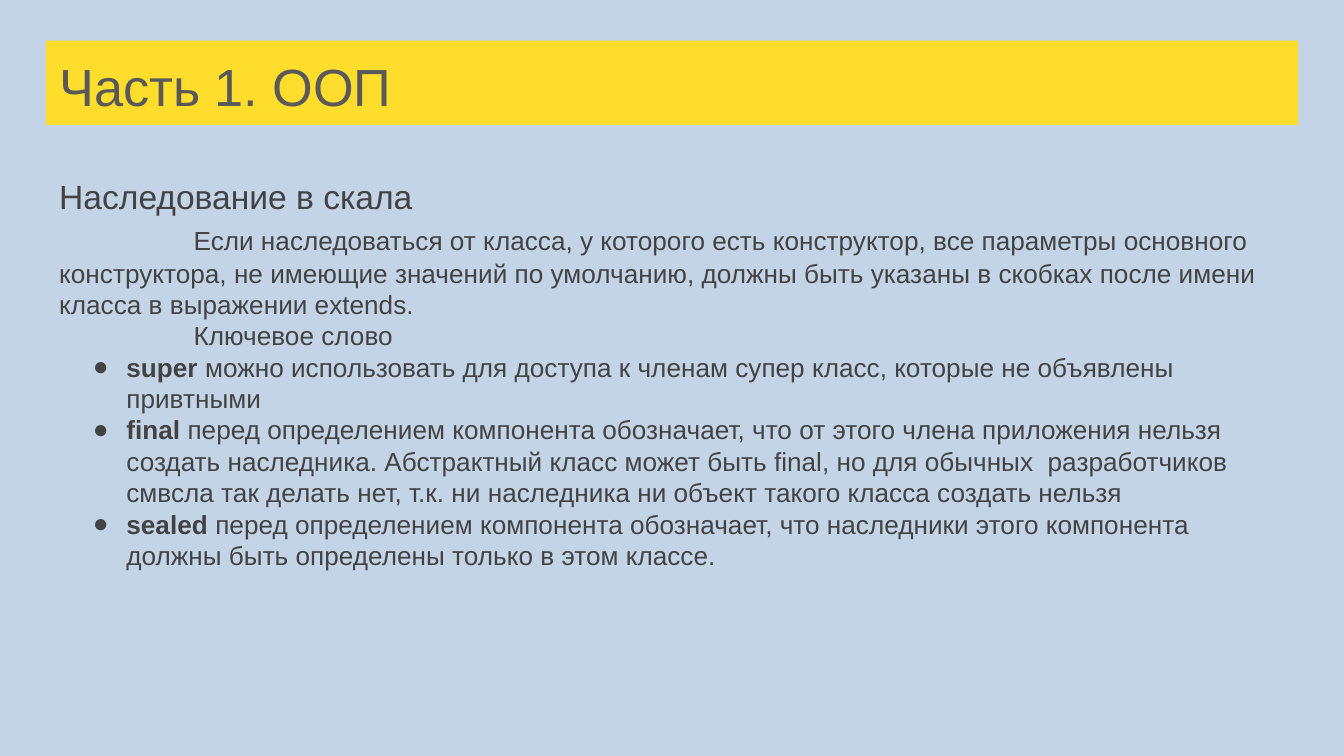
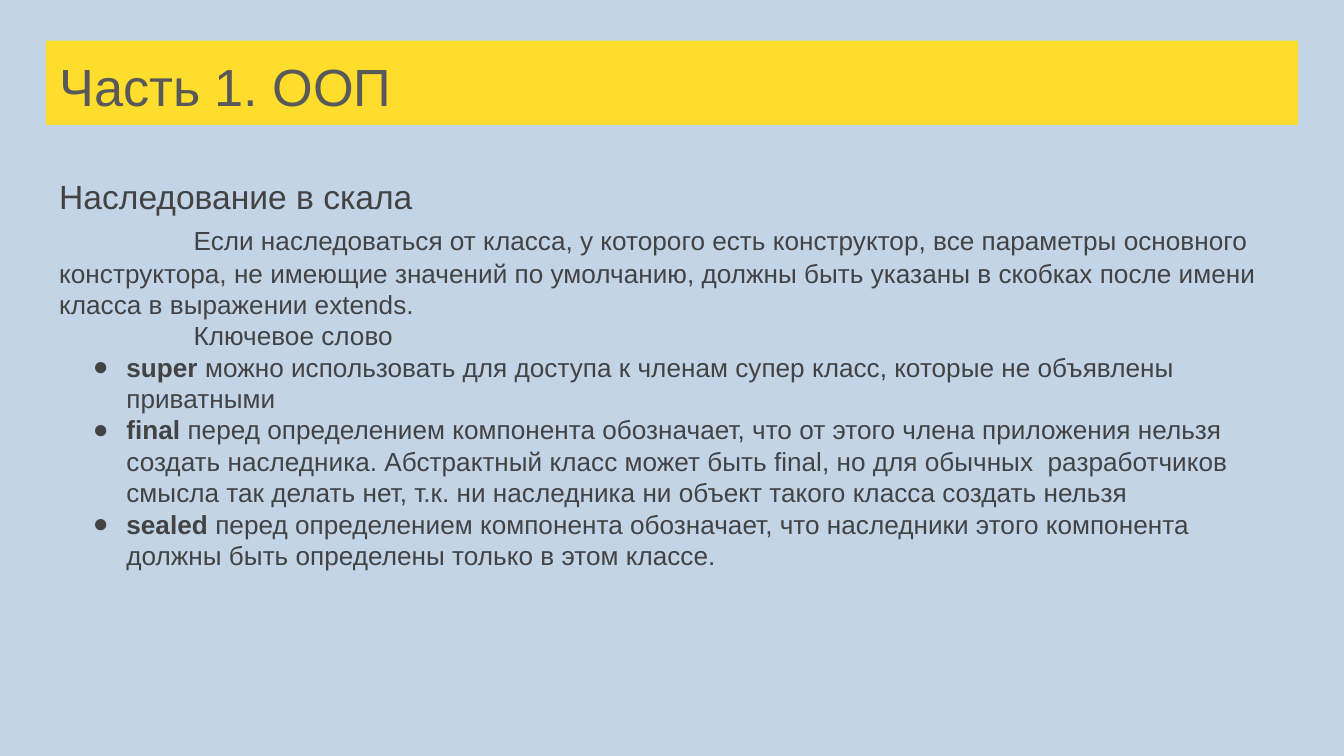
Before and after one commit to sergeypopov83/scala-school, a slide deck: slide 103 of src/main/resources/Лекции Scala для FinTech.pptx. Drawn at 1344x756 pixels with LibreOffice and Linux fonts; fonts in the diff are those of the drawing. Boxes give left, top, right and bottom in pixels: in the first picture for what was removed or moved away, otherwise in the second. Text is boxed around its words. In the diff, an @@ line names an element or a change of style, - is before the commit and + after.

```diff
--- a/src/main/resources/Лекции Scala для FinTech.pptx
+++ b/src/main/resources/Лекции Scala для FinTech.pptx
@@ text at [126,358,1227,507]: text changed @@
-● super можно использовать для доступа к членам супер класс, которые не объявлены привтными
-● final перед определением компонента обозначает, что от этого члена приложения нельзя создать наследника. Абстрактный класс может быть final, но для обычных разработчиков смвсла так делать нет, т.к. ни наследника ни объект такого класса создать нельзя
+● super можно использовать для доступа к членам супер класс, которые не объявлены приватными
+● final перед определением компонента обозначает, что от этого члена приложения нельзя создать наследника. Абстрактный класс может быть final, но для обычных разработчиков смысла так делать нет, т.к. ни наследника ни объект такого класса создать нельзя
```
Also in this commit, not shown: 16 other slides changed, 38 slides added, 1 slide removed, 6 other files.
